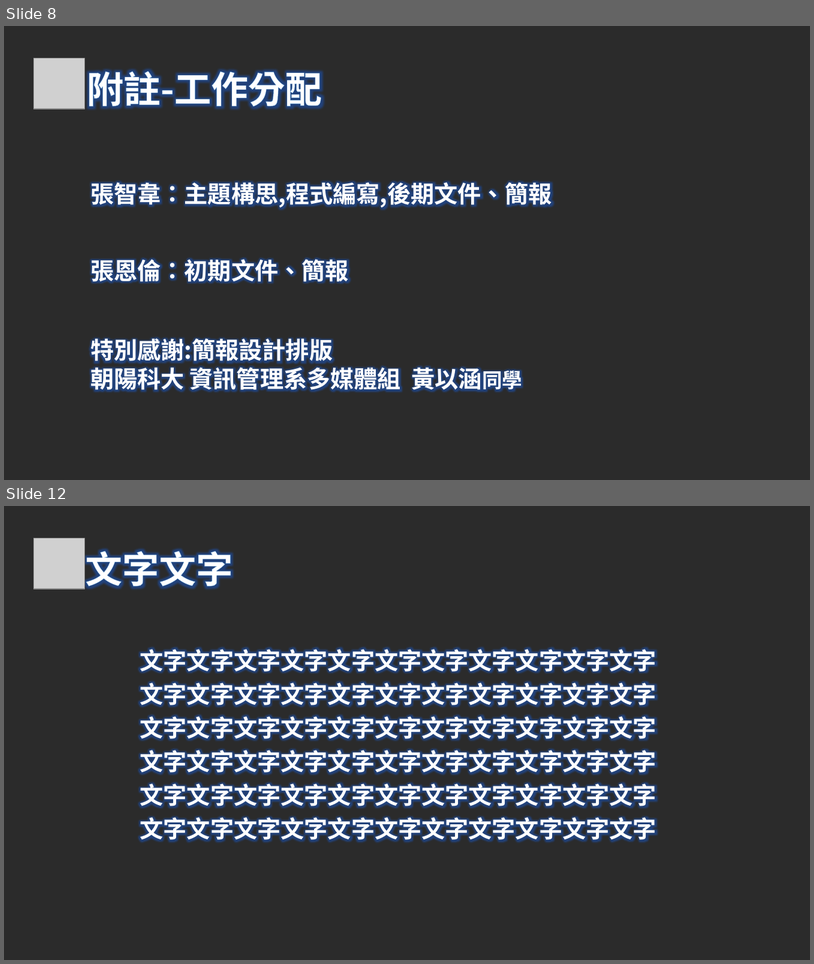
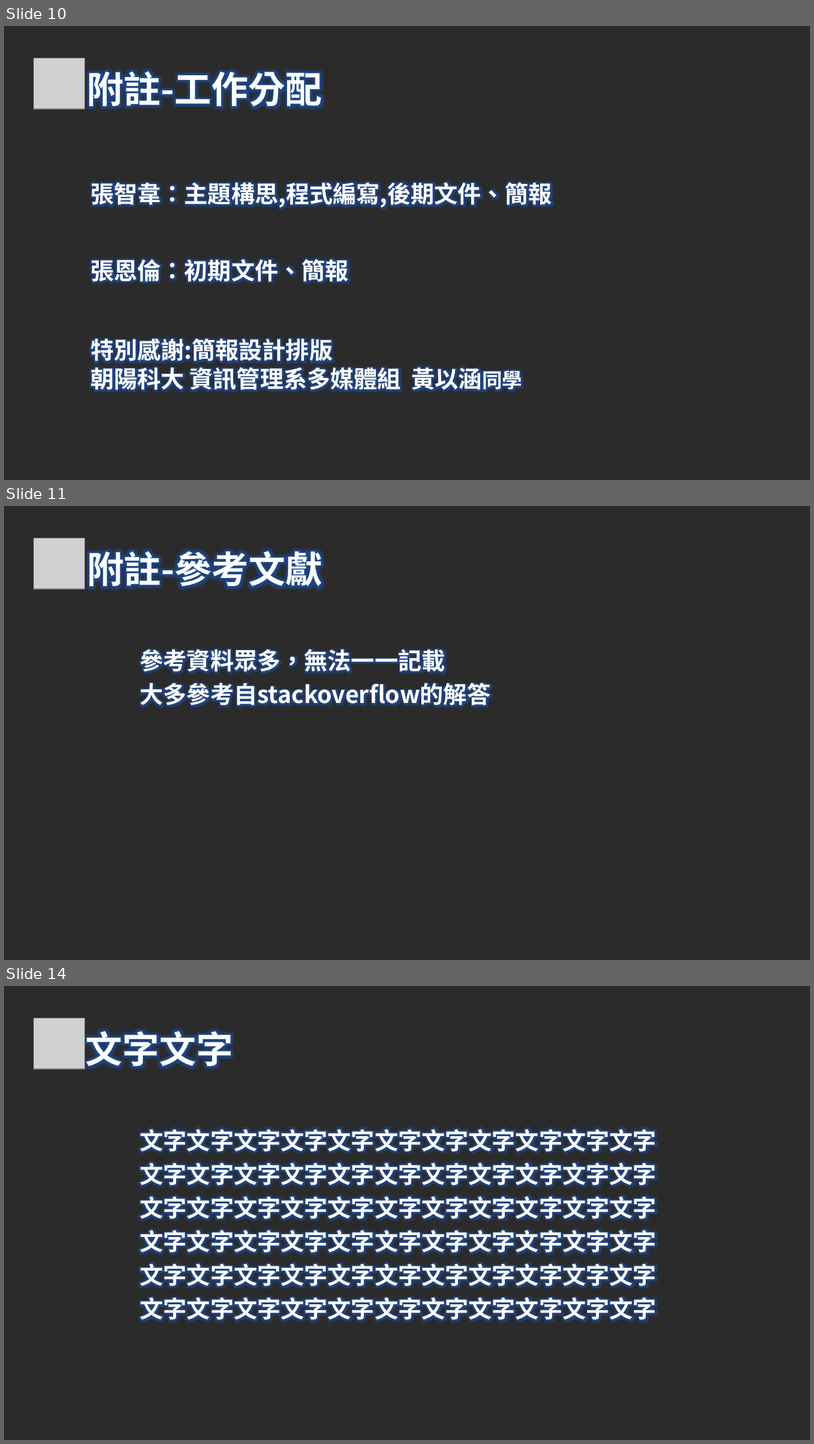
Before and after one commit to DJSBTimTW/DJSBTimTW-python_selenium, a slide deck: GC遊戲後台分析爬蟲 (1).pptx. Shown one above the other, each under a label of ours: slides 8 and 12 before the commit, slides 10, 11 and 14 after it; the slides between them are not shown. The pictures are 814x964 and 814x1444 pixels, drawn with LibreOffice and Linux fonts; fonts in the diff are those of the drawing; grey boxes stand for pictures; background and template pictures are left out; a plain dark background stands for a picture behind light text. Boxes give left, top, right and bottom in pixels: in the first picture for what was removed or moved away, otherwise in the second. Text is boxed around its words. In the diff, an @@ line names an element or a change of style, - is before the commit and + after.

```diff
--- a/GC遊戲後台分析爬蟲 (1).pptx
+++ b/GC遊戲後台分析爬蟲 (1).pptx
@@ slide 11 added at (x1=4, y1=506, x2=810, y2=960), background picture (left out) @@
@@ picture added at (x1=33, y1=538, x2=84, y2=589) @@
@@ text added at (x1=87, y1=545, x2=323, y2=592), 44 pt, text #FFFFFF, bold @@
+附註-參考文獻
@@ text added at (x1=140, y1=645, x2=491, y2=709), 28 pt, text #FFFFFF, bold @@
+參考資料眾多，無法一一記載
+大多參考自stackoverflow的解答
@@ what was slide 8 is now slide 10 @@
@@ what was slide 12 is now slide 14 @@
```
Also in this commit, not shown: 5 slides changed, 4 other slides added, 3 slides removed, 1 other file.
